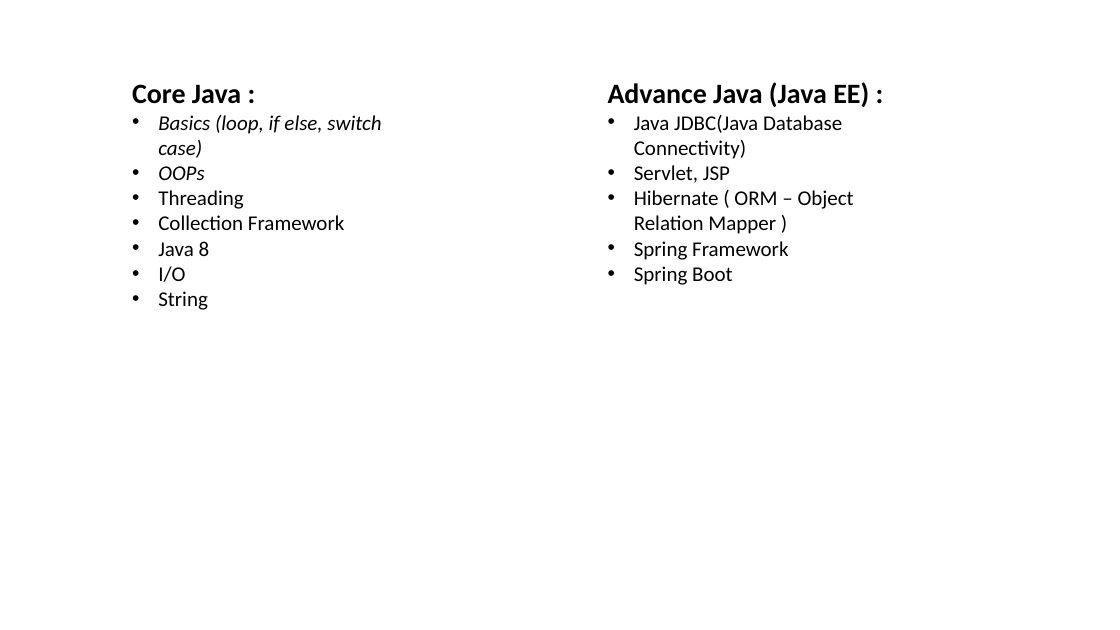
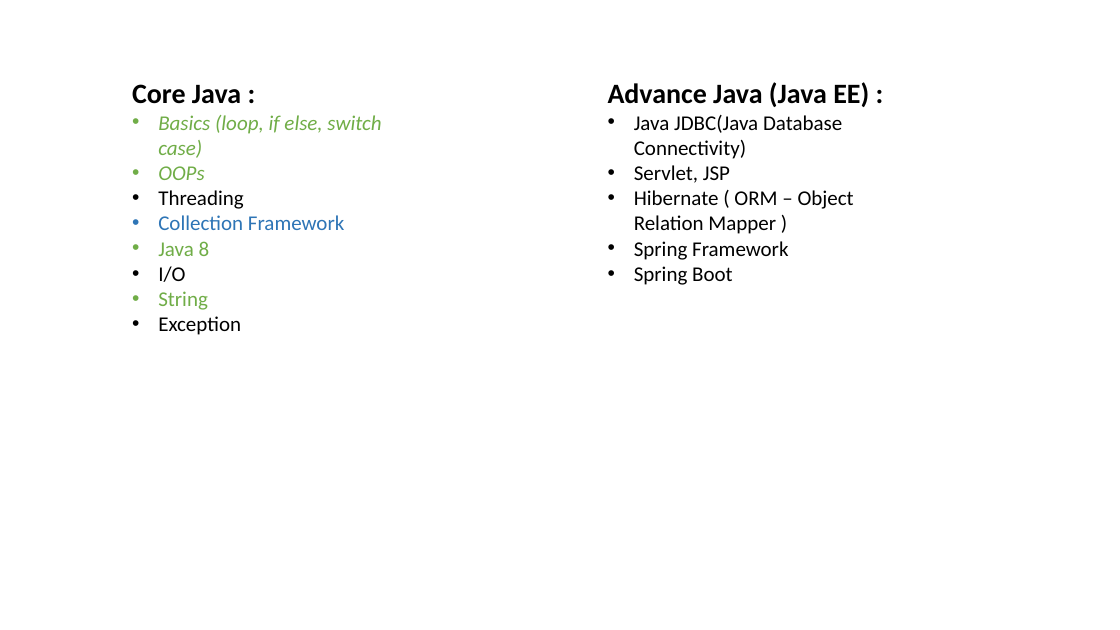
Before and after one commit to J-Subhradeep/java-batch2-2024, a slide deck: slide 1 of syllabus.pptx. Drawn at 1120x630 pixels with LibreOffice and Linux fonts; fonts in the diff are those of the drawing. Boxes give left, top, right and bottom in pixels: in the first picture for what was removed or moved away, otherwise in the second. Text is boxed around its words. In the diff, an @@ line names an element or a change of style, - is before the commit and + after.

Commit message:
stream api, exception start

```diff
--- a/syllabus.pptx
+++ b/syllabus.pptx
@@ text at [158,115,381,310]: text colour #000000 to #70AD47 in "Basics (loop, if else, switch case)", "OOPs", "Java 8", "String"; text colour #000000 to #2E75B6 in "Collection Framework" @@
@@ text at [158,316,241,335]: paragraph added @@
+• Exception
```
Also in this commit, not shown: 8 other files.
